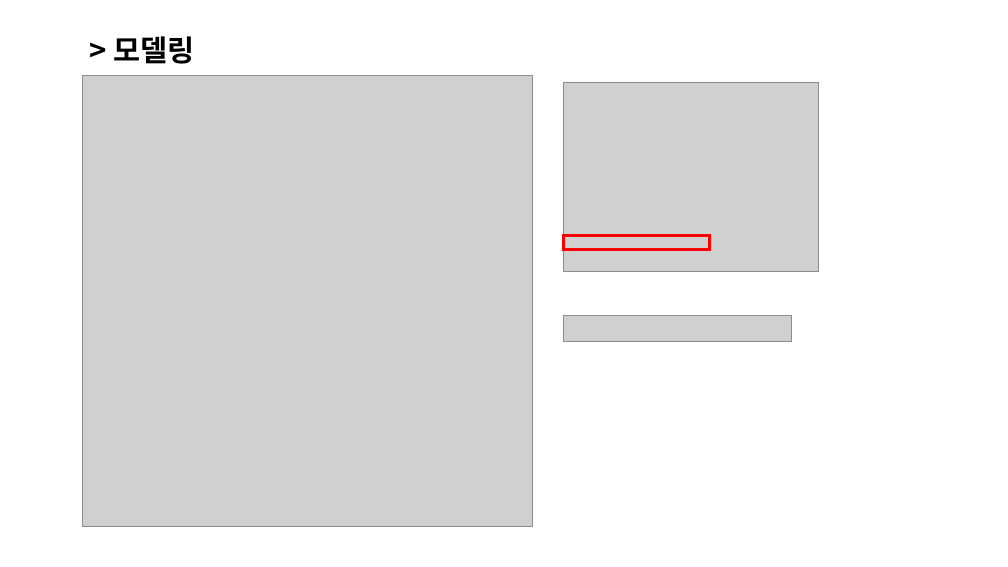
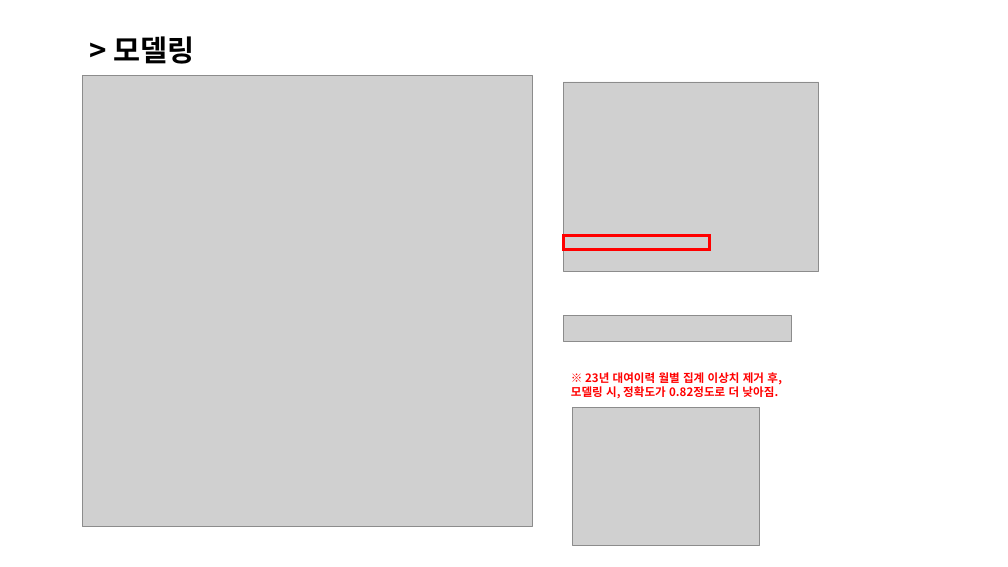
Before and after one commit to YawnsDuzin/Ekfmddl, a slide deck: slide 20 of Source_두진/_DATA_EDA/_고장자전거_대여패턴예측/고장자전거_대여패턴예측 정리_20241108.pptx. Drawn at 1008x567 pixels with LibreOffice and Linux fonts; fonts in the diff are those of the drawing; grey boxes stand for pictures. Boxes give left, top, right and bottom in pixels: in the first picture for what was removed or moved away, otherwise in the second. Text is boxed around its words. In the diff, an @@ line names an element or a change of style, - is before the commit and + after.

```diff
--- a/Source_두진/_DATA_EDA/_고장자전거_대여패턴예측/고장자전거_대여패턴예측 정리_20241108.pptx
+++ b/Source_두진/_DATA_EDA/_고장자전거_대여패턴예측/고장자전거_대여패턴예측 정리_20241108.pptx
@@ text added at box(571, 372, 782, 398), 11 pt, text #FF0000, bold @@
+※ 23년 대여이력 월별 집계 이상치 제거 후,
+모델링 시, 정확도가 0.82정도로 더 낮아짐.
@@ picture added at box(572, 408, 760, 545) @@
```
Also in this commit, not shown: 2 slides added, 7 other files.
